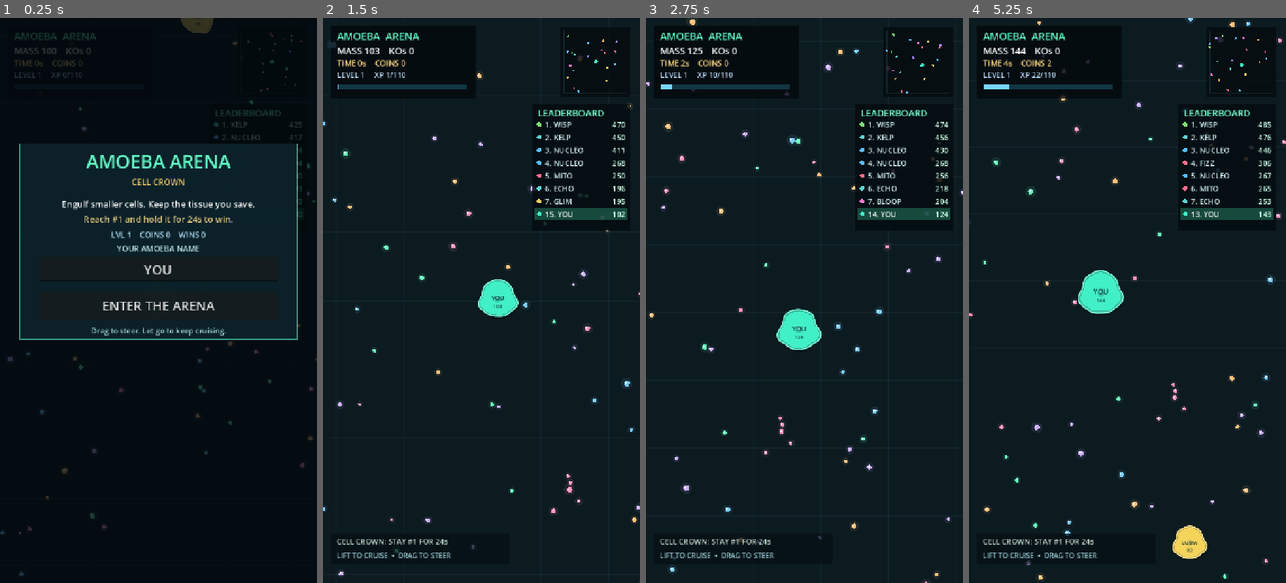
Above: before the commit, frames 1-4 (left to right).
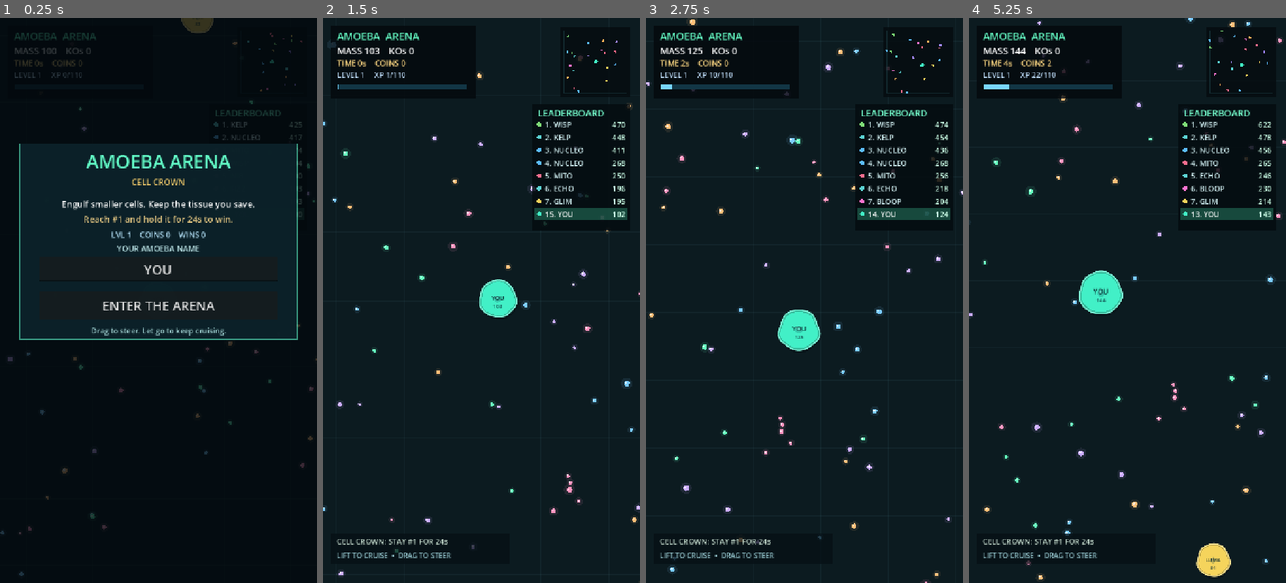
Above: after the commit, the same moments.

Repository: 16amattice/amoeba-arena
Game: Godot game, scene res://scenes/main.tscn
The game is run twice, just before and just after one commit, with the same random seed, the same clock (stepped at 60 frames per second) and the same inputs.
Inputs (mouse positions are in pixels of both pictures, inside the frame that each line leads up to):
- Up to frame 1 (0.25 s): no input
- Up to frame 2 (1.5 s): click "ENTER THE ARENA" at 0.5 s; move the mouse to (551, 272) at 1.27 s; hold D from 1.28 s (still down); click (551, 272) at 1.42 s
- Up to frame 3 (2.75 s): release D at 2 s; drag from (741, 328) to (788, 413) at 2.02 s
- Up to frame 4 (5.25 s): move the mouse to (1159, 176) at 2.77 s; hold D 2.78-3.5 s; drag from (1111, 413) to (1032, 215) at 3.52 s; move the mouse to (1222, 385) at 4.27 s; hold A 4.28-5 s; drag from (1032, 215) to (1079, 159) at 5.02 s

The runs differ from the first frame. In frame 1, less than 0.1% of the frame differs, in the area x 57-68%, y 0-3%; in frame 2, 0.1%; in frame 3, 0.2%; in frame 4, 1.6%, in the area x 0-96%, y 0-100%.

Commit message:
Replace clipping walls with area-preserving membrane deformation and bite rebound

Diff:
--- a/scripts/cell_geometry.gd
+++ b/scripts/cell_geometry.gd
@@ -1,102 +1,194 @@
 extends RefCounted
-## Physical amoeba geometry. Each body's polygons ARE its remaining tissue.
-## Boolean subtraction removes exactly the overlapped region. No health bar or
-## damage-per-second exists: death only occurs when the body has been consumed.
+## Amoeba geometry v0.4. An eater subtracts REAL overlapping tissue.
+## Once the survivor escapes, surface tension rounds the reduced-mass body.
+## Geometry and rendering both use the same smoothly wall-deformed polygons.
+
 const AREA_PER_MASS = 50.0
 const MIN_FRAGMENT_AREA = 3.0
 const MIN_ALIVE_MASS = 0.6
+const RING_POINTS = 64
+const RECOVER_DELAY = 0.13
+const WALL_CENTER_FRACTION = 0.78
+
 
 static func polygon_area(points: PackedVector2Array) -> float:
 	if points.size() < 3:
 		return 0.0
-	var twice_area := 0.0
+	var cross_sum := 0.0
 	for i in range(points.size()):
 		var a: Vector2 = points[i]
 		var b: Vector2 = points[(i + 1) % points.size()]
-		twice_area += a.x * b.y - b.x * a.y
-	return absf(twice_area) * 0.5
+		cross_sum += a.cross(b)
+	return absf(cross_sum) * 0.5
 
 
 static func total_area(polygons: Array[PackedVector2Array]) -> float:
-	var value := 0.0
-	for poly in polygons:
-		value += polygon_area(poly)
-	return value
+	var result := 0.0
+	for polygon in polygons:
+		result += polygon_area(polygon)
+	return result
+
+
+static func body_radius(mass: float) -> float:
+	return sqrt(maxf(1.0, mass) * AREA_PER_MASS / PI)
+
+
+static func minimum_center(mass: float) -> float:
+	return body_radius(mass) * WALL_CENTER_FRACTION
 
 
 static func initial_shapes(mass: float, seed: float) -> Array[PackedVector2Array]:
-	var radius := sqrt(maxf(1.0, mass) * AREA_PER_MASS / PI)
+	var radius := body_radius(mass)
 	var body := PackedVector2Array()
-	for i in range(64):
-		var angle := TAU * float(i) / 64.0
-		var ripple := 1.0 + 0.065 * sin(angle * 3.0 + seed) \
-				+ 0.042 * sin(angle * 5.0 - seed * 0.7) \
-				+ 0.024 * sin(angle * 7.0 + seed * 1.4)
+	for i in range(RING_POINTS):
+		var angle := TAU * float(i) / float(RING_POINTS)
+		var ripple := 1.0 + 0.028 * sin(angle * 3.0 + seed) \
+				+ 0.019 * sin(angle * 5.0 - seed * 0.7) \
+				+ 0.011 * sin(angle * 7.0 + seed * 1.4)
 		body.append(Vector2.from_angle(angle) * radius * ripple)
-	# Set mass precisely from the body's actual area, not its bounding circle.
-	var normalization := sqrt((mass * AREA_PER_MASS) / maxf(1.0, polygon_area(body)))
-	for i in range(body.size()):
-		body[i] *= normalization
+	_normalize_ring(body, mass)
 	var result: Array[PackedVector2Array] = [body]
 	return result
 
 
-static func world_poly(cell: Dictionary, polygon: PackedVector2Array, arena: Vector2) -> PackedVector2Array:
-	# The membrane actually flattens along the wall, instead of keeping the
-	# circular body away from corners. This is shared by rendering and biting.
-	var points := PackedVector2Array()
+static func _normalize_ring(polygon: PackedVector2Array, mass: float) -> void:
+	var target: float = mass * AREA_PER_MASS
+	var current := polygon_area(polygon)
+	if current <= 0.01:
+		return
+	var factor := sqrt(target / current)
+	for i in range(polygon.size()):
+		polygon[i] *= factor
+
+
+static func _squircle_coordinate(value: float, radius: float, exponent: float) -> float:
+	if absf(value) <= 0.0001:
+		return 0.0
+	# Strictly monotone: no folding, no crossing edges and no colored overlaps.
+	return signf(value) * radius * pow(absf(value) / radius, exponent)
+
+
+static func _wall_strength(center: Vector2, arena: Vector2, radius: float) -> float:
+	var nearest := minf(minf(center.x, center.y), minf(arena.x - center.x, arena.y - center.y))
+	return clampf((radius - nearest) / maxf(1.0, radius * (1.0 - WALL_CENTER_FRACTION)), 0.0, 1.0)
+
+
+static func world_shapes(cell: Dictionary, arena: Vector2) -> Array[PackedVector2Array]:
+	var originals: Array = cell["shapes"]
 	var center: Vector2 = cell["pos"]
-	for p in polygon:
-		var world: Vector2 = center + p
-		world.x = clampf(world.x, 0.0, arena.x)
-		world.y = clampf(world.y, 0.0, arena.y)
-		points.append(world)
-	return points
-
-
-static func world_shapes(cell: Dictionary, arena: Vector2) -> Array[PackedVector2Array]:
-	var result: Array[PackedVector2Array] = []
-	var shapes: Array = cell["shapes"]
-	for polygon in shapes:
-		var world := world_poly(cell, polygon, arena)
-		if world.size() >= 3 and polygon_area(world) >= MIN_FRAGMENT_AREA:
-			result.append(world)
-	return result
+	var radius: float = body_radius(float(cell["mass"]))
+	var strength := _wall_strength(center, arena, radius)
+
+	# Round becomes subtly squarer toward a boundary. In a corner this covers
+	# much more of the corner than a circle, without chopping off its tissue.
+	var exponent := 1.0 - 0.17 * strength
+	var warped: Array[PackedVector2Array] = []
+	for original in originals:
+		if original.size() < 3:
+			continue
+		var points := PackedVector2Array()
+		for p in original:
+			points.append(Vector2(
+				_squircle_coordinate(p.x, radius, exponent),
+				_squircle_coordinate(p.y, radius, exponent)))
+		if polygon_area(points) >= MIN_FRAGMENT_AREA:
+			warped.append(points)
+	if warped.is_empty():
+		return warped
+
+	# The corner-filling deformation increases area; normalize BEFORE shaping
+	# to the wall so cells never shrink or gain mass just by touching a wall.
+	var source_area := 0.0
+	for polygon in originals:
+		source_area += polygon_area(polygon)
+	var deformed_area := total_area(warped)
+	var area_scale := sqrt(maxf(0.01, source_area) / maxf(0.01, deformed_area))
+	var x_negative := 0.0
+	var x_positive := 0.0
+	var y_negative := 0.0
+	var y_positive := 0.0
+	for polygon in warped:
+		for i in range(polygon.size()):
+			polygon[i] *= area_scale
+			var point: Vector2 = polygon[i]
+			x_negative = maxf(x_negative, -point.x)
+			x_positive = maxf(x_positive, point.x)
+			y_negative = maxf(y_negative, -point.y)
+			y_positive = maxf(y_positive, point.y)
+
+	# Compress only the side pressing the wall, and expand the opposite side
+	# by the matching amount. This preserves tissue area rather than cropping.
+	var left_factor := minf(1.0, center.x / maxf(0.001, x_negative))
+	var right_factor := minf(1.0, (arena.x - center.x) / maxf(0.001, x_positive))
+	var top_factor := minf(1.0, center.y / maxf(0.001, y_negative))
+	var bottom_factor := minf(1.0, (arena.y - center.y) / maxf(0.001, y_positive))
+	if left_factor < 1.0:
+		right_factor = 2.0 - left_factor
+	elif right_factor < 1.0:
+		left_factor = 2.0 - right_factor
+	if top_factor < 1.0:
+		bottom_factor = 2.0 - top_factor
+	elif bottom_factor < 1.0:
+		top_factor = 2.0 - bottom_factor
+
+	var world: Array[PackedVector2Array] = []
+	for polygon in warped:
+		var final_points := PackedVector2Array()
+		for p in polygon:
+			var sx := left_factor if p.x < 0.0 else right_factor
+			var sy := top_factor if p.y < 0.0 else bottom_factor
+			var transformed := center + Vector2(p.x * sx, p.y * sy)
+			# Numeric-only guard; this is not the old vertex-clipping behavior.
+			transformed.x = clampf(transformed.x, -0.005, arena.x + 0.005)
+			transformed.y = clampf(transformed.y, -0.005, arena.y + 0.005)
+			final_points.append(transformed)
+		if polygon_area(final_points) >= MIN_FRAGMENT_AREA:
+			world.append(final_points)
+	return world
+
+
+static func world_poly(cell: Dictionary, _polygon: PackedVector2Array, arena: Vector2) -> PackedVector2Array:
+	# Compatibility helper. Call world_shapes for all fragments so every
+	# piece receives the same wall deformation.
+	var shapes := world_shapes(cell, arena)
+	return shapes[0] if not shapes.is_empty() else PackedVector2Array()
 
 
 static func grow(cell: Dictionary, gain: float) -> void:
 	if gain <= 0.0 or not cell["alive"]:
 		return
 	var previous: float = maxf(0.01, cell["mass"])
-	var new_mass := previous + gain
-	var factor := sqrt(new_mass / previous)
+	var factor := sqrt((previous + gain) / previous)
 	var grown: Array[PackedVector2Array] = []
-	for polygon in cell["shapes"]:
+	for poly in cell["shapes"]:
 		var expanded := PackedVector2Array()
-		for p in polygon:
-			expanded.append(p * factor)
+		for point in poly:
+			expanded.append(point * factor)
 		grown.append(expanded)
 	cell["shapes"] = grown
-	cell["mass"] = new_mass
+	cell["mass"] = previous + gain
 
 
 static func consume(eater: Dictionary, victim: Dictionary, arena: Vector2) -> Dictionary:
-	# NOTE: clipping is in world coordinates, after each membrane was pressed
-	# against the arena's walls. Surviving shards keep their true positions.
-	var originals := world_shapes(victim, arena)
+	var subjects := world_shapes(victim, arena)
 	var cutters := world_shapes(eater, arena)
-	var original_area := total_area(originals)
+	var original_area := total_area(subjects)
 	if original_area <= MIN_FRAGMENT_AREA or cutters.is_empty():
 		return {"mass": 0.0, "dead": false, "position": victim["pos"]}
+
 	var surviving: Array[PackedVector2Array] = []
-	for subject in originals:
+	var eaten_area := 0.0
+	for subject in subjects:
 		var fragments: Array[PackedVector2Array] = [subject]
 		for cutter in cutters:
 			var next_fragments: Array[PackedVector2Array] = []
 			for fragment in fragments:
-				# This is geometric subtraction, not gradual health damage.
-				var difference := Geometry2D.clip_polygons(fragment, cutter)
-				for piece in difference:
+				# Intersection area is the precise eaten tissue. In particular,
+				# subtracting an internal overlap is counted even if the polygon
+				# difference returns a reversed-winding hole contour.
+				for intersection in Geometry2D.intersect_polygons(fragment, cutter):
+					eaten_area += polygon_area(intersection)
+				for piece in Geometry2D.clip_polygons(fragment, cutter):
 					if piece.size() >= 3 and polygon_area(piece) >= MIN_FRAGMENT_AREA:
 						next_fragments.append(piece)
 			fragments = next_fragments
@@ -104,46 +196,133 @@
 				break
 		surviving.append_array(fragments)
 
-	var remaining_area := total_area(surviving)
-	var eaten_area := maxf(0.0, original_area - remaining_area)
-	if eaten_area < 0.25:
+	eaten_area = minf(eaten_area, original_area)
+	if eaten_area <= 0.25:
 		return {"mass": 0.0, "dead": false, "position": victim["pos"]}
-
-	var previous_mass: float = victim["mass"]
-	var eaten_mass: float = previous_mass * clampf(eaten_area / original_area, 0.0, 1.0)
-	var new_mass := maxf(0.0, previous_mass - eaten_mass)
-	if new_mass <= MIN_ALIVE_MASS or surviving.is_empty():
+	var mass_before: float = victim["mass"]
+	var taken := mass_before * eaten_area / original_area
+	var left := maxf(0.0, mass_before - taken)
+	if left <= MIN_ALIVE_MASS or surviving.is_empty():
 		victim["mass"] = 0.0
+		victim["alive"] = false
 		victim["shapes"] = []
-		victim["alive"] = false
-		return {"mass": previous_mass, "dead": true, "position": victim["pos"]}
-
-	# Keep every surviving piece, including separated shards. Don't silently
-	# round them away or reconstruct the victim as a smaller circle.
+		return {"mass": mass_before, "dead": true, "position": victim["pos"]}
+
 	var weighted_center := Vector2.ZERO
 	var total_weight := 0.0
-	for polygon in surviving:
-		var area := polygon_area(polygon)
-		var center := Vector2.ZERO
-		for vertex in polygon:
-			center += vertex
-		center /= float(polygon.size())
-		weighted_center += center * area
+	for poly in surviving:
+		var area := polygon_area(poly)
+		var c := Vector2.ZERO
+		for point in poly:
+			c += point
+		c /= float(poly.size())
+		weighted_center += c * area
 		total_weight += area
 	if total_weight > 0.0:
 		weighted_center /= total_weight
 	else:
 		weighted_center = victim["pos"]
-	var local_shapes: Array[PackedVector2Array] = []
-	for polygon in surviving:
-		var local := PackedVector2Array()
-		for vertex in polygon:
-			local.append(vertex - weighted_center)
-		local_shapes.append(local)
+	var local: Array[PackedVector2Array] = []
+	for poly in surviving:
+		var points := PackedVector2Array()
+		for point in poly:
+			points.append(point - weighted_center)
+		local.append(points)
 	victim["pos"] = weighted_center
-	victim["shapes"] = local_shapes
-	victim["mass"] = new_mass
-	return {"mass": eaten_mass, "dead": false, "position": weighted_center}
+	victim["shapes"] = local
+	victim["mass"] = left
+	victim["needs_reform"] = true
+	victim["reform_delay"] = RECOVER_DELAY
+	return {"mass": taken, "dead": false, "position": weighted_center}
+
+
+static func _radialize(cell: Dictionary) -> void:
+	var shapes: Array = cell["shapes"]
+	if shapes.is_empty():
+		return
+	# Put origin inside the largest surviving piece, if the bite removed the
+	# original center. This keeps the recovery ring simple and non-self-crossing.
+	var inside := false
+	for poly in shapes:
+		if Geometry2D.is_point_in_polygon(Vector2.ZERO, poly):
+			inside = true
+			break
+	if not inside:
+		var largest_area := -1.0
+		var shift := Vector2.ZERO
+		for poly in shapes:
+			var area := polygon_area(poly)
+			if area > largest_area:
+				largest_area = area
+				shift = Vector2.ZERO
+				for point in poly:
+					shift += point
+				shift /= float(poly.size())
+		var translated: Array[PackedVector2Array] = []
+		for poly in shapes:
+			var shifted := PackedVector2Array()
+			for point in poly:
+				shifted.append(point - shift)
+			translated.append(shifted)
+		cell["pos"] += shift
+		cell["shapes"] = translated
+		shapes = translated
+
+	var radius := body_radius(float(cell["mass"]))
+	var ring := PackedVector2Array()
+	for i in range(RING_POINTS):
+		var direction := Vector2.from_angle(TAU * float(i) / float(RING_POINTS))
+		var nearest := INF
+		for poly in shapes:
+			for j in range(poly.size()):
+				var a: Vector2 = poly[j]
+				var b: Vector2 = poly[(j + 1) % poly.size()]
+				var edge := b - a
+				var det := direction.cross(edge)
+				if absf(det) < 0.00001:
+					continue
+				var travel := a.cross(edge) / det
+				var u := a.cross(direction) / det
+				if travel >= 0.0 and u >= 0.0 and u <= 1.0:
+					nearest = minf(nearest, travel)
+		var distance := radius * 0.30 if is_inf(nearest) else clampf(nearest, radius * 0.14, radius * 2.0)
+		ring.append(direction * distance)
+	_normalize_ring(ring, float(cell["mass"]))
+	var new_shapes: Array[PackedVector2Array] = [ring]
+	cell["shapes"] = new_shapes
+	cell["needs_reform"] = false
+
+
+static func relax(cell: Dictionary, delta: float) -> void:
+	# After a bite, preserve the genuine cut edge for a moment. Then pull its
+	# remaining membrane into a 64-point ring and smoothly round it.
+	if not cell["alive"]:
+		return
+	if cell.get("needs_reform", false):
+		cell["reform_delay"] = float(cell.get("reform_delay", RECOVER_DELAY)) - delta
+		if float(cell["reform_delay"]) > 0.0:
+			return
+		_radialize(cell)
+
+	var shapes: Array = cell["shapes"]
+	if shapes.size() != 1:
+		return
+	var poly: PackedVector2Array = shapes[0]
+	if poly.size() != RING_POINTS:
+		return
+	var radius := body_radius(float(cell["mass"]))
+	var phase: float = cell.get("phase", 0.0)
+	var factor := 1.0 - exp(-delta * 7.5)
+	for i in range(RING_POINTS):
+		var angle := TAU * float(i) / float(RING_POINTS)
+		var desired := radius * (1.0
+			+ 0.028 * sin(angle * 3.0 + phase)
+			+ 0.020 * sin(angle * 5.0 - phase * 0.8)
+			+ 0.012 * sin(angle * 7.0 + phase * 1.7))
+		var now: float = poly[i].length()
+		poly[i] = Vector2.from_angle(angle) * lerpf(now, desired, factor)
+	_normalize_ring(poly, float(cell["mass"]))
+	cell["shapes"] = [poly]
 
 
 static func visible_area(cell: Dictionary, arena: Vector2) -> float:
